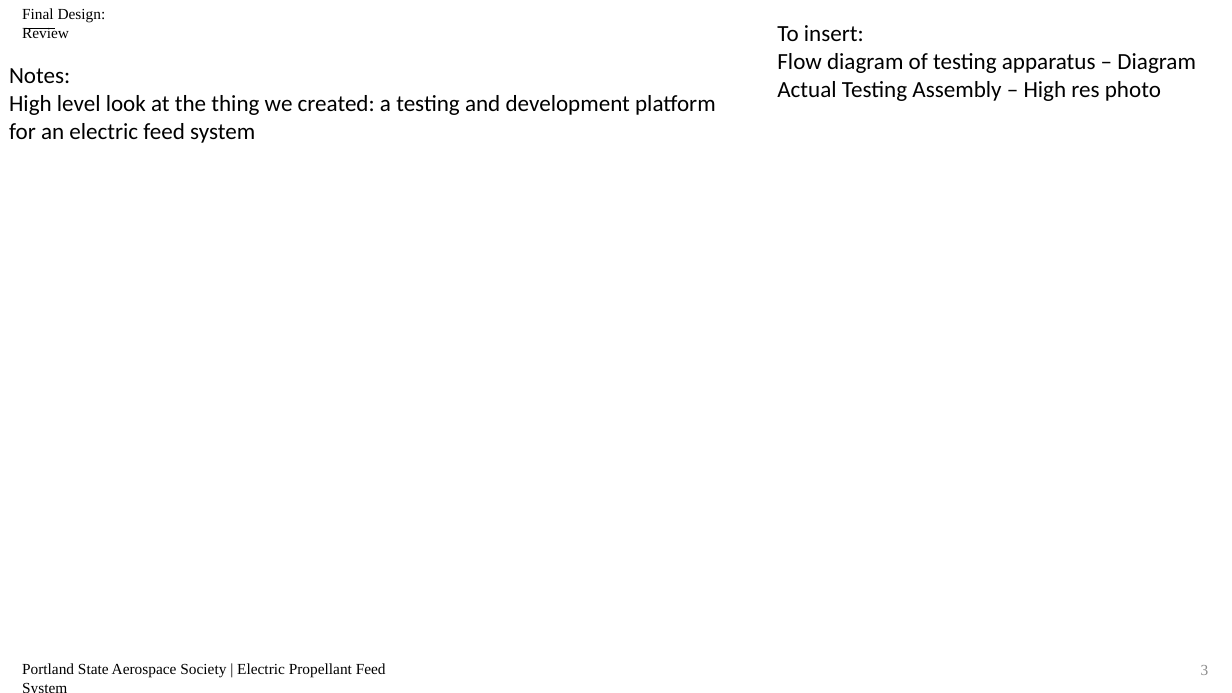
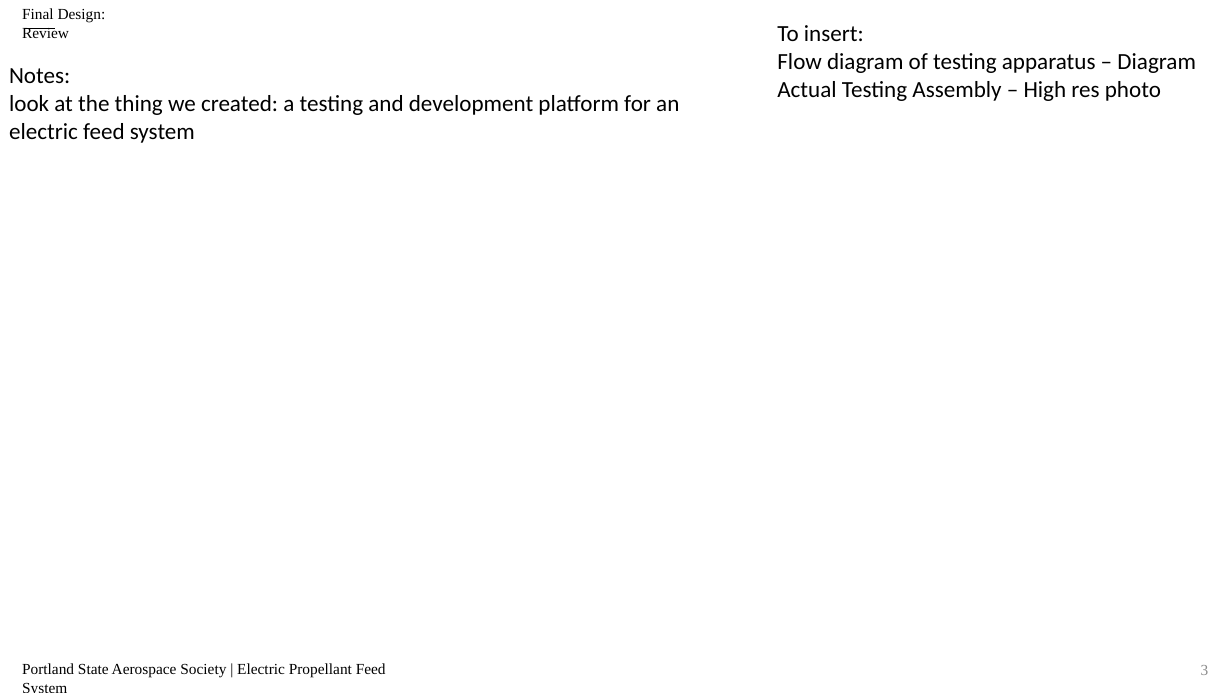
Before and after one commit to psas/electric-feed-system-prototype, a slide deck: slide 3 of Docs/Presentations/Slides/#5 design and subsystems.pptx. Drawn at 1232x693 pixels with LibreOffice and Linux fonts; fonts in the diff are those of the drawing. Boxes give left, top, right and bottom in pixels: in the first picture for what was removed or moved away, otherwise in the second. Text is boxed around its words. In the diff, an @@ line names an element or a change of style, - is before the commit and + after.

```diff
--- a/Docs/Presentations/Slides/#5 design and subsystems.pptx
+++ b/Docs/Presentations/Slides/#5 design and subsystems.pptx
@@ text at [9,95,679,143]: text changed @@
-High level look at the thing we created: a testing and development platform for an electric feed system
+look at the thing we created: a testing and development platform for an electric feed system
```
Also in this commit, not shown: 8 other files.
